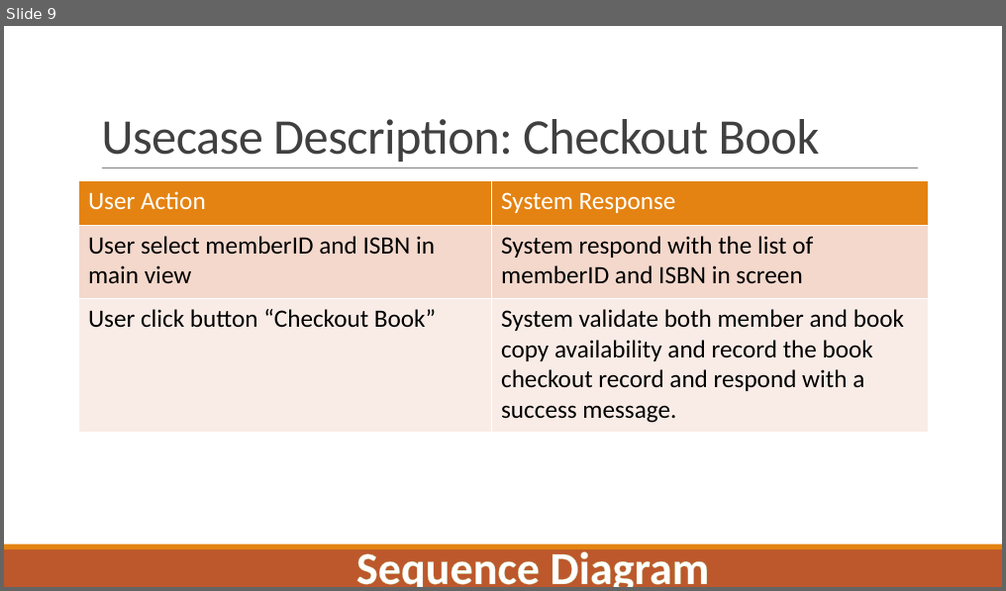
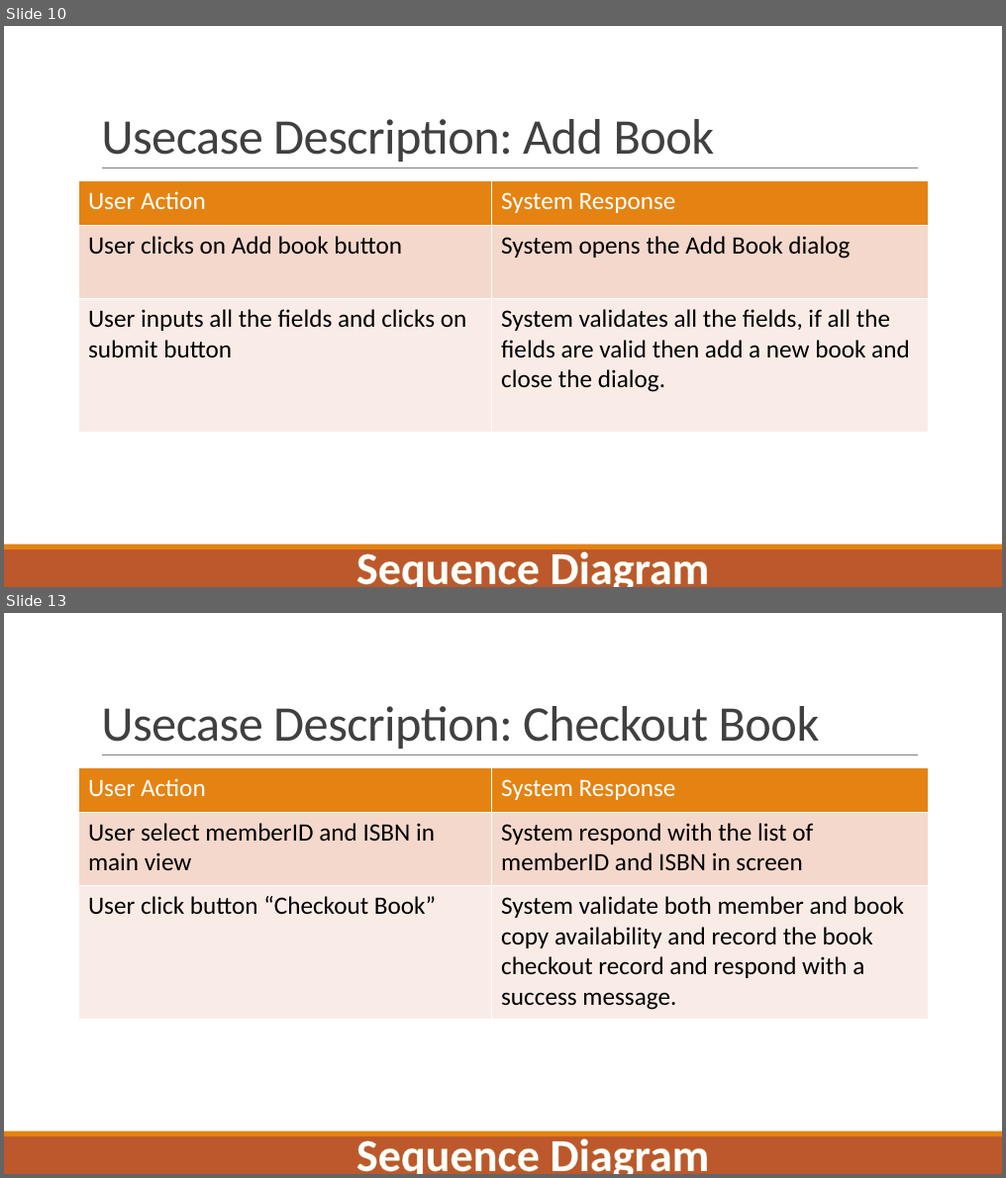
Before and after one commit to khanpn/miu-mpp-librarysystem, a slide deck: Slide/3N Slide.pptx. Shown one above the other, each under a label of ours: slide 9 before the commit, slides 10 and 13 after it; the slides between them are not shown. The pictures are 1006x591 and 1006x1178 pixels, drawn with LibreOffice and Linux fonts; fonts in the diff are those of the drawing. Boxes give left, top, right and bottom in pixels: in the first picture for what was removed or moved away, otherwise in the second. Text is boxed around its words. In the diff, an @@ line names an element or a change of style, - is before the commit and + after.

```diff
--- a/Slide/3N Slide.pptx
+++ b/Slide/3N Slide.pptx
@@ slide 10 added at (x1=4, y1=26, x2=1002, y2=587), background #FFFFFF; not listed: 3 template elements that a slide beside it also shows @@
@@ title added at (x1=101, y1=119, x2=715, y2=162), 48 pt, text #404040 @@
+Usecase Description: Add Book
@@ table added at (x1=78, y1=181, x2=928, y2=432), 3 rows, 2 columns @@
+User Action | System Response
+User clicks on Add book button | System opens the Add Book dialog
+User inputs all the fields and clicks on submit button | System validates all the fields, if all the fields are valid then add a new book and close the dialog.
@@ text added at (x1=356, y1=546, x2=709, y2=587), 44 pt, text #FFFFFF, bold @@
+Sequence Diagram
@@ what was slide 9 is now slide 13 @@
```
Also in this commit, not shown: 4 slides changed, 3 other slides added, 2 other files.
